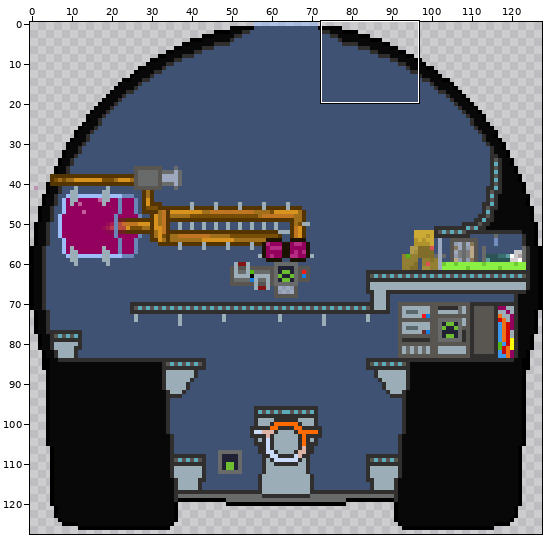
Sprite sheet -- ressources/Ship_anim/ship_body_int/ship_int2.png. The picture above shows the old version from afar; the outline marks the close-up.
Close-up. Before:
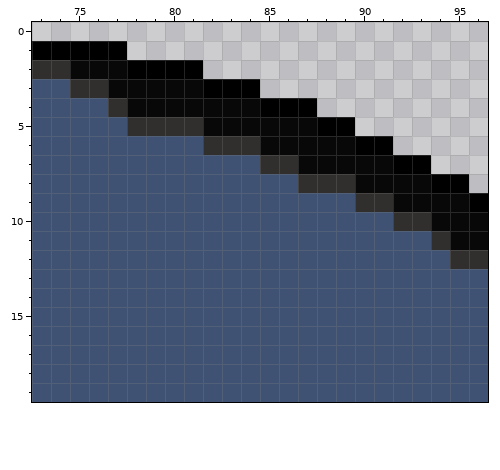
The file is 128x128 pixels. Colours within 5 levels of each other are drawn and written as one. Shown: x 73..96, y 0..19. The commit also changed other parts of the picture, which this record leaves out.
Now the later version:
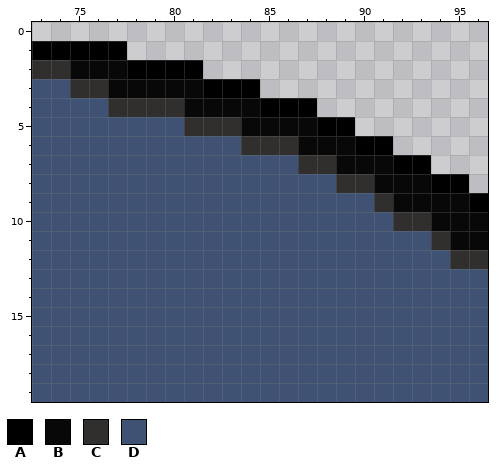
Palette (. is transparent): A #000000  B #080808  C #302f2d  D #3f5274
Changes in this commit:
@@ x 73..96 @@
  3 DDCCBBBBBAAA............
- 4 DDDDCBBBBBBBAAA.........
- 5 DDDDDCCCCBBBBBBAA.......
- 6 DDDDDDDDDCCCBBBBBAA.....
- 7 DDDDDDDDDDDDCCBBBBBAA...
- 8 DDDDDDDDDDDDDDCCCBBBBAA.
- 9 DDDDDDDDDDDDDDDDDCCBBBBA
+ 4 DDDDCCCCBBBBAAA.........
+ 5 DDDDDDDDCCCBBBBAA.......
+ 6 DDDDDDDDDDDCCCBBBAA.....
+ 7 DDDDDDDDDDDDDDCCBBBAA...
+ 8 DDDDDDDDDDDDDDDDCCBBBAA.
+ 9 DDDDDDDDDDDDDDDDDDCBBBBA
 10 DDDDDDDDDDDDDDDDDDDCCBBB
Pixel boxes of the changes (left, top, right, bottom) in both close-ups:
changed: (127, 98, 374, 212)
